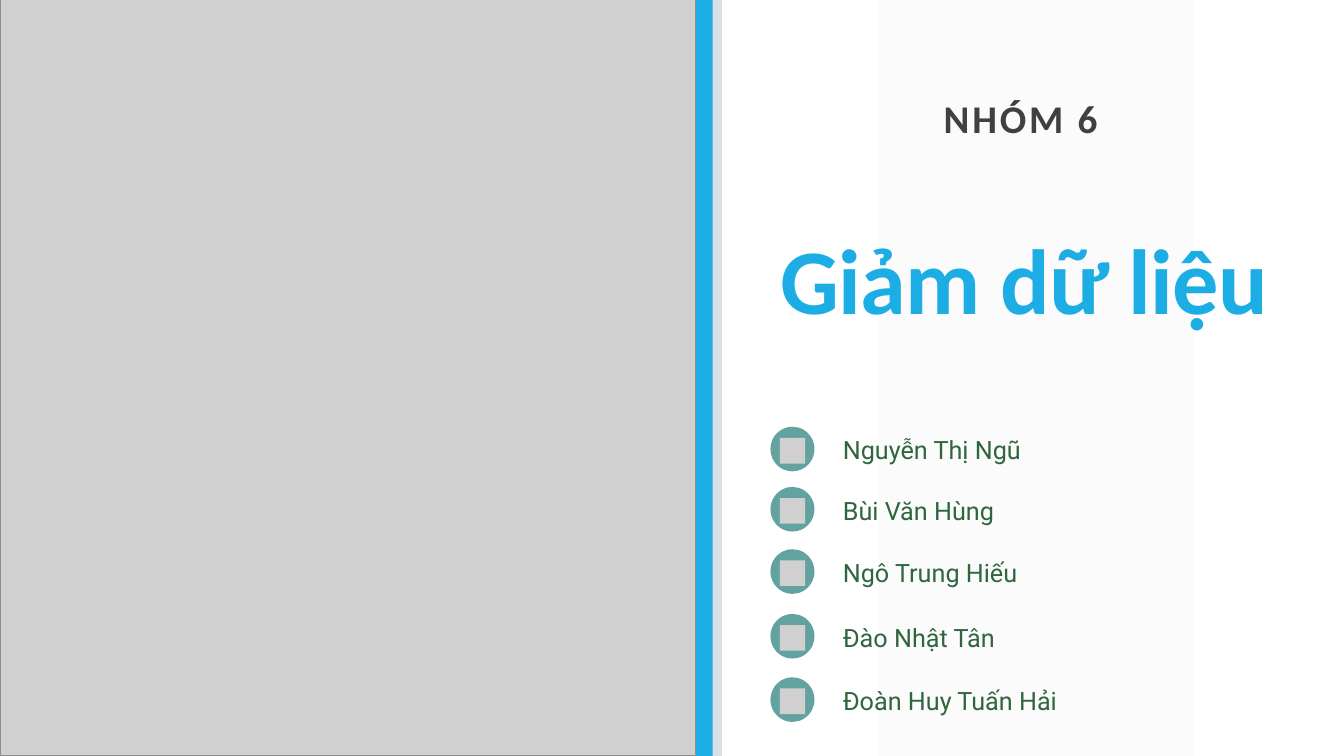
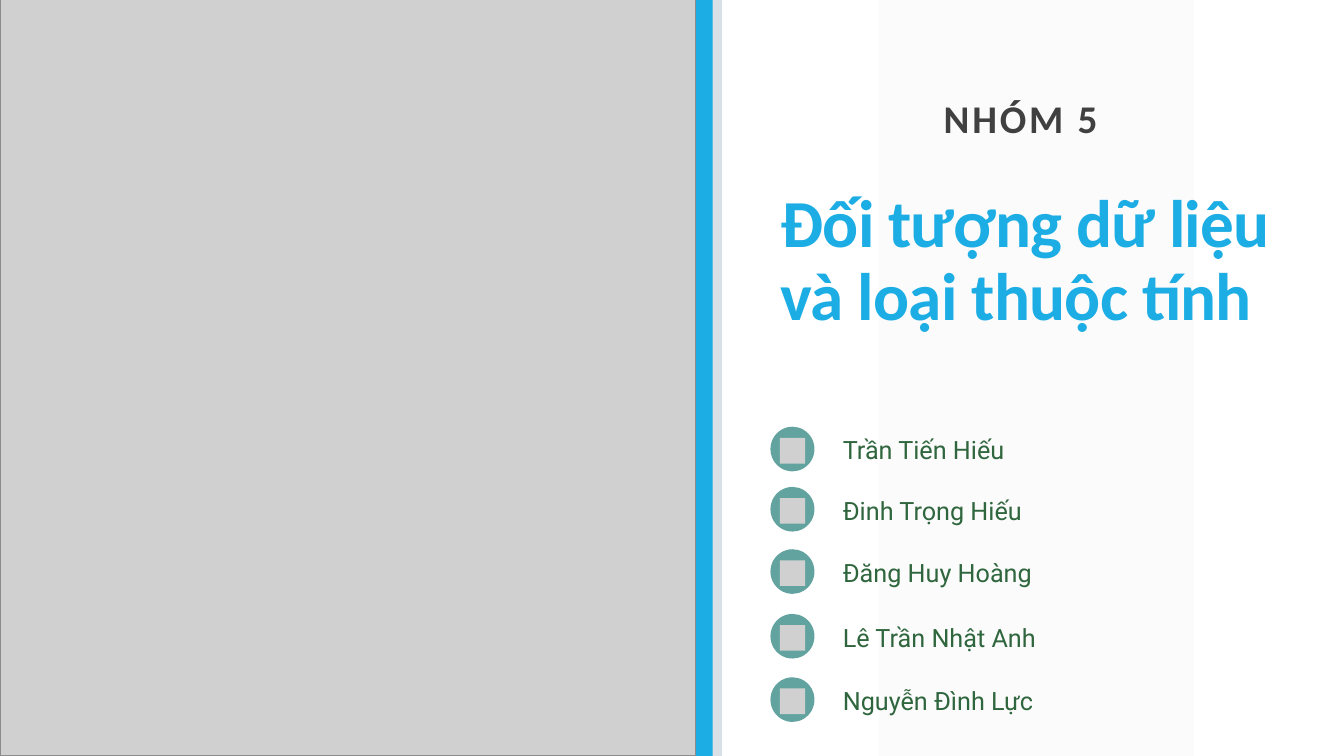
Before and after one commit to QuaTaAnh/Nam4KyI, a slide deck: slide 1 of KhaiPhaDuLieu/KPDL_N04_Nhom06_Ch3.pptx. Drawn at 1344x756 pixels with LibreOffice and Linux fonts; fonts in the diff are those of the drawing; grey boxes stand for pictures. Boxes give left, top, right and bottom in pixels: in the first picture for what was removed or moved away, otherwise in the second. Text is boxed around its words. In the diff, an @@ line names an element or a change of style, - is before the commit and + after.

```diff
--- a/KhaiPhaDuLieu/KPDL_N04_Nhom06_Ch3.pptx
+++ b/KhaiPhaDuLieu/KPDL_N04_Nhom06_Ch3.pptx
@@ subtitle at (x1=944, y1=100, x2=1098, y2=134): text changed @@
-NHÓM 6
+NHÓM 5
@@ title at (x1=781, y1=196, x2=1270, y2=332): text changed; size 66 to 48 pt @@
-Giảm dữ liệu
+Đối tượng dữ liệu và loại thuộc tính
@@ text at (x1=843, y1=438, x2=1004, y2=460): text changed @@
-Nguyễn Thị Ngũ
+Trần Tiến Hiếu
@@ text at (x1=843, y1=499, x2=1021, y2=526): text changed @@
-Bùi Văn Hùng
+Đinh Trọng Hiếu
@@ text at (x1=843, y1=563, x2=1032, y2=588): text changed @@
-Ngô Trung Hiếu
+Đăng Huy Hoàng
@@ text at (x1=843, y1=626, x2=1036, y2=652): text changed @@
-Đào Nhật Tân
+Lê Trần Nhật Anh
@@ text at (x1=843, y1=689, x2=1033, y2=716): text changed @@
-Đoàn Huy Tuấn Hải
+Nguyễn Đình Lực
```
Also in this commit, not shown: 20 other files.
